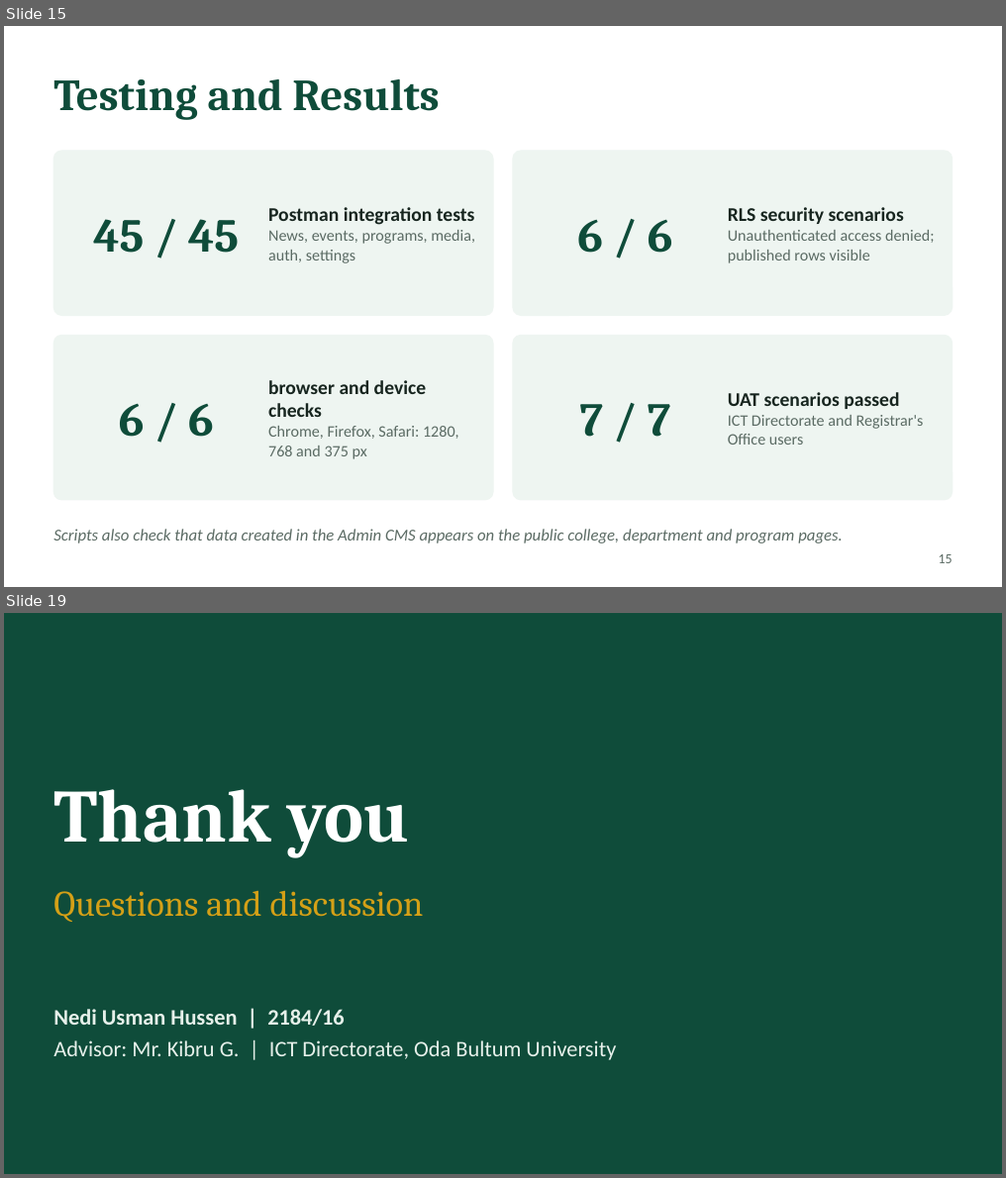
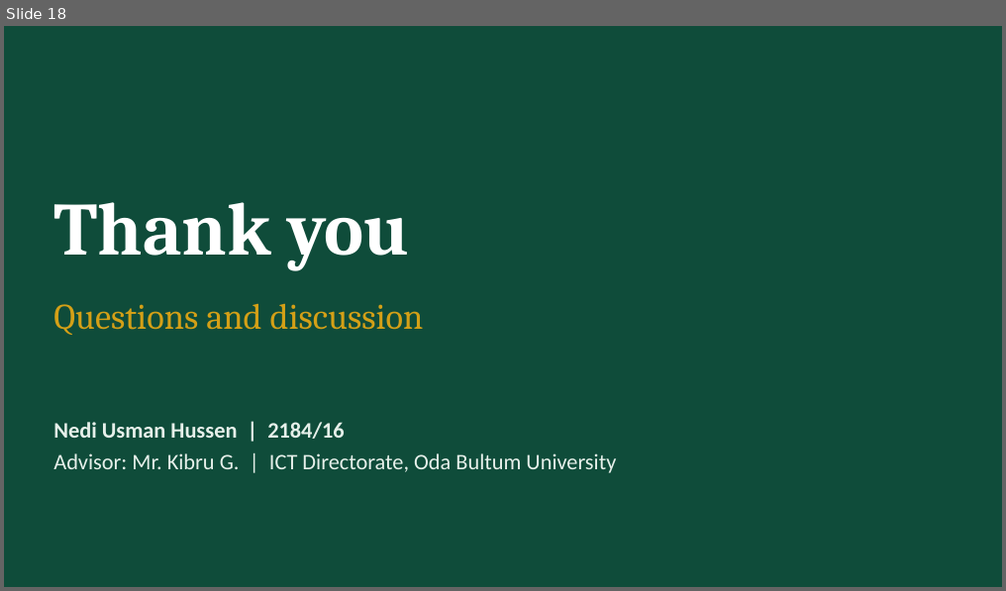
Before and after one commit to Nediusman/OBU-Intern, a slide deck: document/OBU-CMS_Presentation.pptx. Shown one above the other, each under a label of ours: slides 15 and 19 before the commit, slide 18 after it; the slides between them are not shown. The pictures are 1006x1178 and 1006x591 pixels, drawn with LibreOffice and Linux fonts; fonts in the diff are those of the drawing. Boxes give left, top, right and bottom in pixels: in the first picture for what was removed or moved away, otherwise in the second. Text is boxed around its words. In the diff, an @@ line names an element or a change of style, - is before the commit and + after.

```diff
--- a/document/OBU-CMS_Presentation.pptx
+++ b/document/OBU-CMS_Presentation.pptx
@@ slide 15 removed at [4, 26, 1002, 587], background #FFFFFF @@
@@ title removed at [54, 79, 439, 120] @@
-Testing and Results
@@ rounded rectangle removed at [54, 151, 493, 315] @@
@@ rounded rectangle removed at [513, 151, 952, 315] @@
@@ text removed at [93, 219, 239, 253] @@
-45 / 45
@@ text removed at [268, 207, 475, 264] @@
-Postman integration tests
-News, events, programs, media, auth, settings
@@ text removed at [577, 219, 673, 253] @@
-6 / 6
@@ text removed at [728, 207, 934, 264] @@
-RLS security scenarios
-Unauthenticated access denied; published rows visible
@@ rounded rectangle removed at [54, 335, 493, 500] @@
@@ rounded rectangle removed at [513, 335, 952, 500] @@
@@ text removed at [268, 380, 459, 460] @@
-browser and device checks
-Chrome, Firefox, Safari: 1280, 768 and 375 px
@@ text removed at [119, 403, 214, 437] @@
-6 / 6
@@ text removed at [580, 404, 671, 437] @@
-7 / 7
@@ text removed at [728, 392, 924, 445] @@
-UAT scenarios passed
-ICT Directorate and Registrar's Office users
@@ text removed at [54, 529, 843, 544] @@
-Scripts also check that data created in the Admin CMS appears on the public college, department and program pages.
@@ page number removed at [939, 555, 952, 564] @@
-15
@@ what was slide 19 is now slide 18 @@
```
Also in this commit, not shown: 5 slides changed, 12 slides added, 12 other slides removed, 25 other files.
